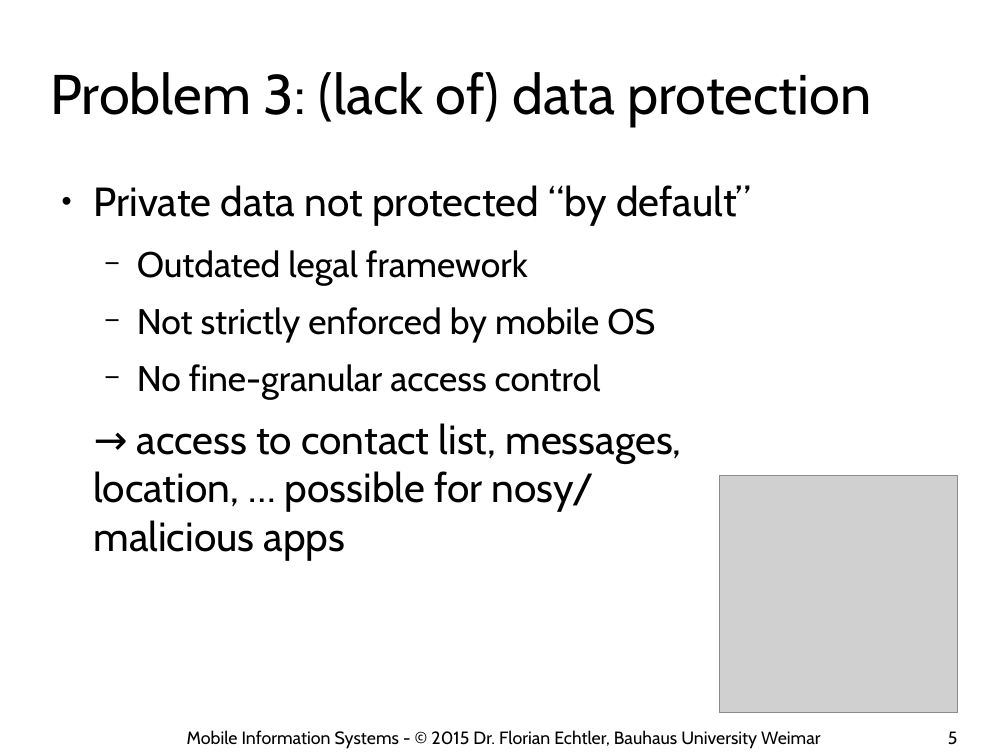
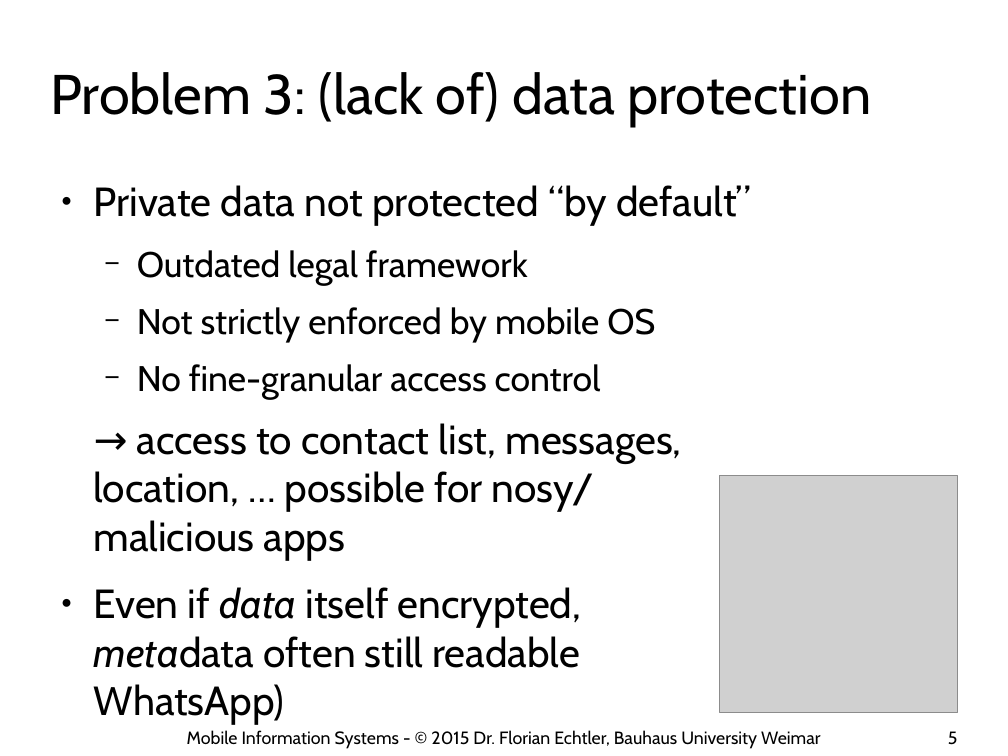
Before and after one commit to floe/mobile-information-systems, a slide deck: slide 5 of 07-privacy-security.odp. Drawn at 1008x756 pixels with LibreOffice and Linux fonts; fonts in the diff are those of the drawing; grey boxes stand for pictures; background and template pictures are left out. Boxes give left, top, right and bottom in pixels: in the first picture for what was removed or moved away, otherwise in the second. Text is boxed around its words. In the diff, an @@ line names an element or a change of style, - is before the commit and + after.

```diff
--- a/07-privacy-security.odp
+++ b/07-privacy-security.odp
@@ text at box(94, 587, 582, 725): paragraph added @@
+● Even if data itself encrypted, metadata often still readable (cf. WhatsApp)
```
Also in this commit, not shown: 3 other slides changed, 1 slide added.
